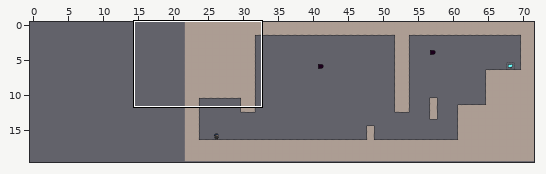
Tiled map: levelconverter/maps/n27.tmx. The first picture is a wide view before the edit; the outline marks the close-up.
Close-up. Before:
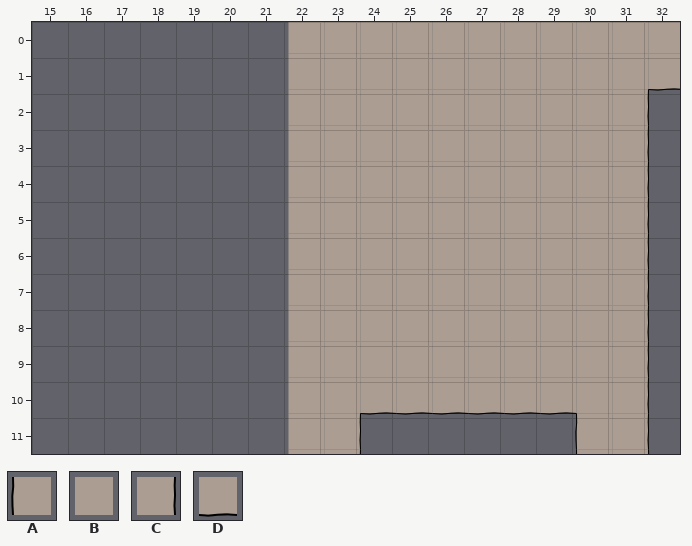
Cells are 40x40 px. Shown: x 15..32, y 0..11. The commit also changed other parts of the map, which this record leaves out. The old version is drawn lined up with the new one.
Key: from "tiles6_gapped": A 12, B 13, C 14, D 19.
_ is an empty cell.
Layer "bg" before, first column x 15:
 0 _______BBBBBBBBBBB
 1 _______BBBBBBBBBBD
 2 _______BBBBBBBBBC_
 3 _______BBBBBBBBBC_
 4 _______BBBBBBBBBC_
 5 _______BBBBBBBBBC_
 6 _______BBBBBBBBBC_
 7 _______BBBBBBBBBC_
 8 _______BBBBBBBBBC_
 9 _______BBBBBBBBBC_
10 _______BBDDDDDDBC_
11 _______BC______AC_
The same view after the edit:
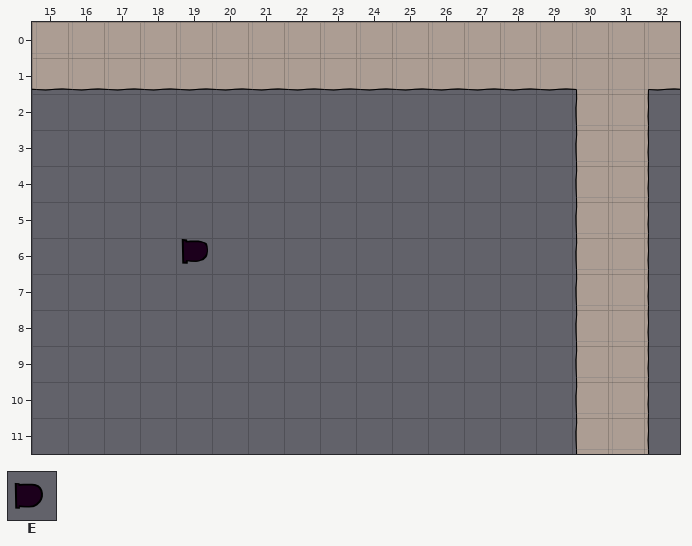
Further tiles: from "tiles6_gapped": E 54.
Changes in this commit:
Changed rows in their new state; . is an unchanged cell.
map size 50x20 -> 72x20 cells (old content now starts at 22,0; both pictures use the new coordinates)
Layer "bg":
first column x 15:
 0 BBBBBBB.........
 1 DDDDDDDDDDDDDDD.
 2 .......________A
 3 .......________A
 4 .......________A
 5 .......________A
 6 ....E..________A
 7 .......________A
 8 .......________A
 9 .......________A
10 .......________A
11 .......__.......
